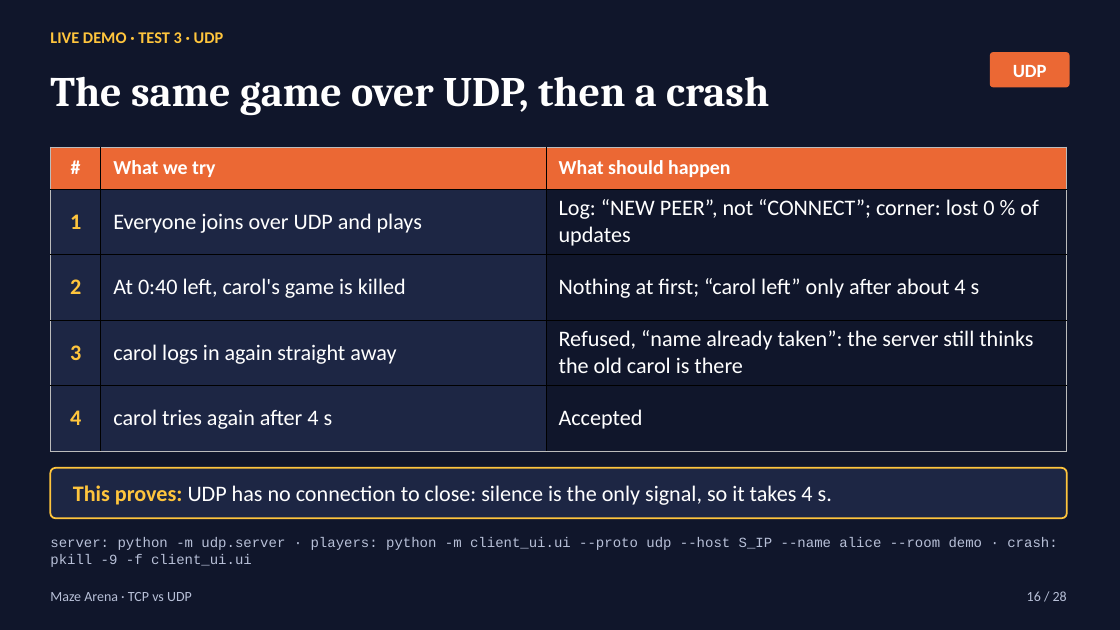
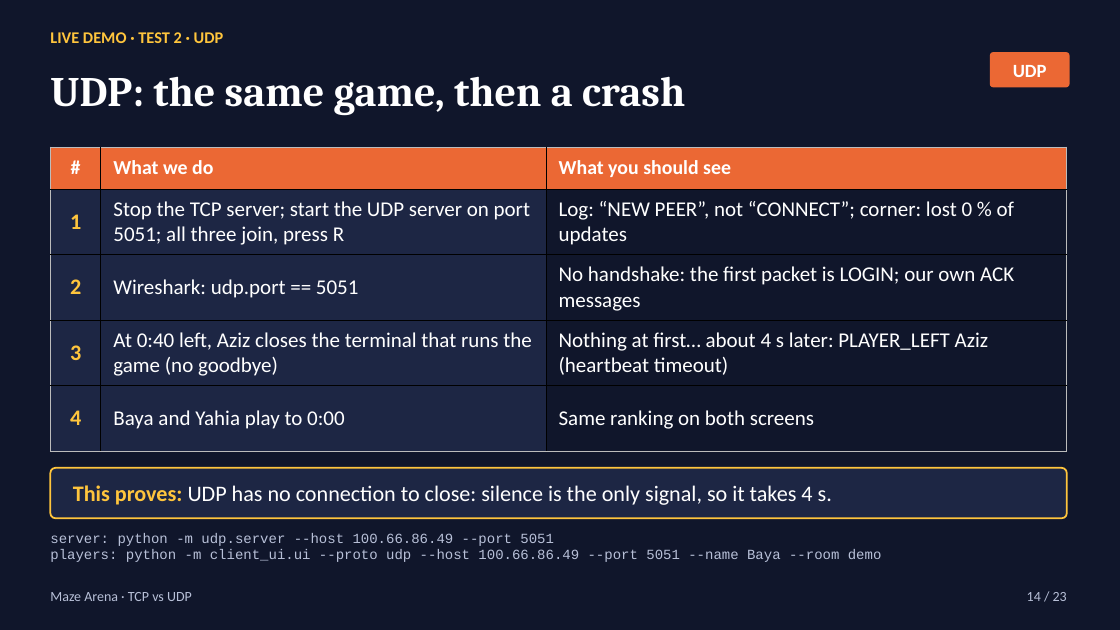
Before and after one commit to bayaCh05/maze-arena, a slide deck: slide 14 of slides/maze_arena_tcp_vs_udp.pptx (slide 16 before the commit). Drawn at 1120x630 pixels with LibreOffice and Linux fonts; fonts in the diff are those of the drawing. Boxes give left, top, right and bottom in pixels: in the first picture for what was removed or moved away, otherwise in the second. Text is boxed around its words. In the diff, an @@ line names an element or a change of style, - is before the commit and + after.

```diff
--- a/slides/maze_arena_tcp_vs_udp.pptx
+++ b/slides/maze_arena_tcp_vs_udp.pptx
@@ text at (50, 32, 224, 43): text changed @@
-LIVE DEMO · TEST 3 · UDP
+LIVE DEMO · TEST 2 · UDP
@@ text at (50, 76, 685, 116): text changed @@
-The same game over UDP, then a crash
+UDP: the same game, then a crash
@@ table at (50, 147, 1067, 451) @@
-row 1, column 2: What we try
+row 1, column 2: What we do
-row 1, column 3: What should happen
+row 1, column 3: What you should see
-row 2, column 2: Everyone joins over UDP and plays
+row 2, column 2: Stop the TCP server; start the UDP server on port 5051; all three join, press R
-row 3, column 2: At 0:40 left, carol's game is killed
+row 3, column 2: Wireshark: udp.port == 5051
-row 3, column 3: Nothing at first; “carol left” only after about 4 s
+row 3, column 3: No handshake: the first packet is LOGIN; our own ACK messages
-row 4, column 2: carol logs in again straight away
+row 4, column 2: At 0:40 left, Aziz closes the terminal that runs the game (no goodbye)
-row 4, column 3: Refused, “name already taken”: the server still thinks the old carol is there
+row 4, column 3: Nothing at first… about 4 s later: PLAYER_LEFT Aziz (heartbeat timeout)
-row 5, column 2: carol tries again after 4 s
+row 5, column 2: Baya and Yahia play to 0:00
-row 5, column 3: Accepted
+row 5, column 3: Same ranking on both screens
@@ size 19 to 18 pt in "Log: “NEW PEER”, not “CONNECT”; corner: lost ..." @@
@@ text at (50, 533, 882, 562): text changed @@
-server: python -m udp.server · players: python -m client_ui.ui --proto udp --host S_IP --name alice --room demo · crash: pkill -9 -f client_ui.ui
+server: python -m udp.server --host 100.66.86.49 --port 5051
+players: python -m client_ui.ui --proto udp --host 100.66.86.49 --port 5051 --name Baya --room demo
@@ text at (1027, 592, 1067, 601): text changed @@
-16 / 28
+14 / 23
```
Also in this commit, not shown: 19 other slides changed, 3 slides added, 8 slides removed, 9 other files.
